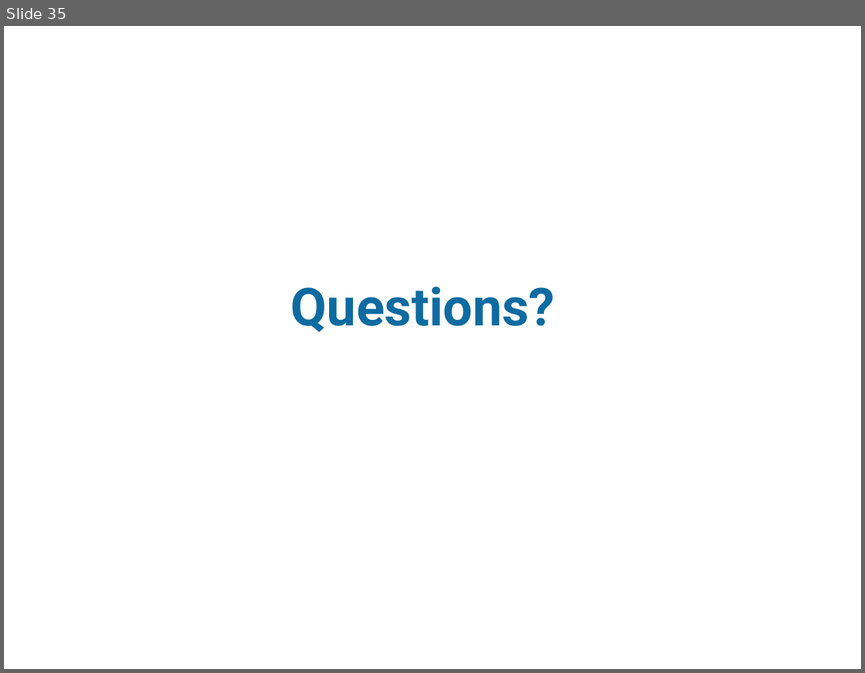
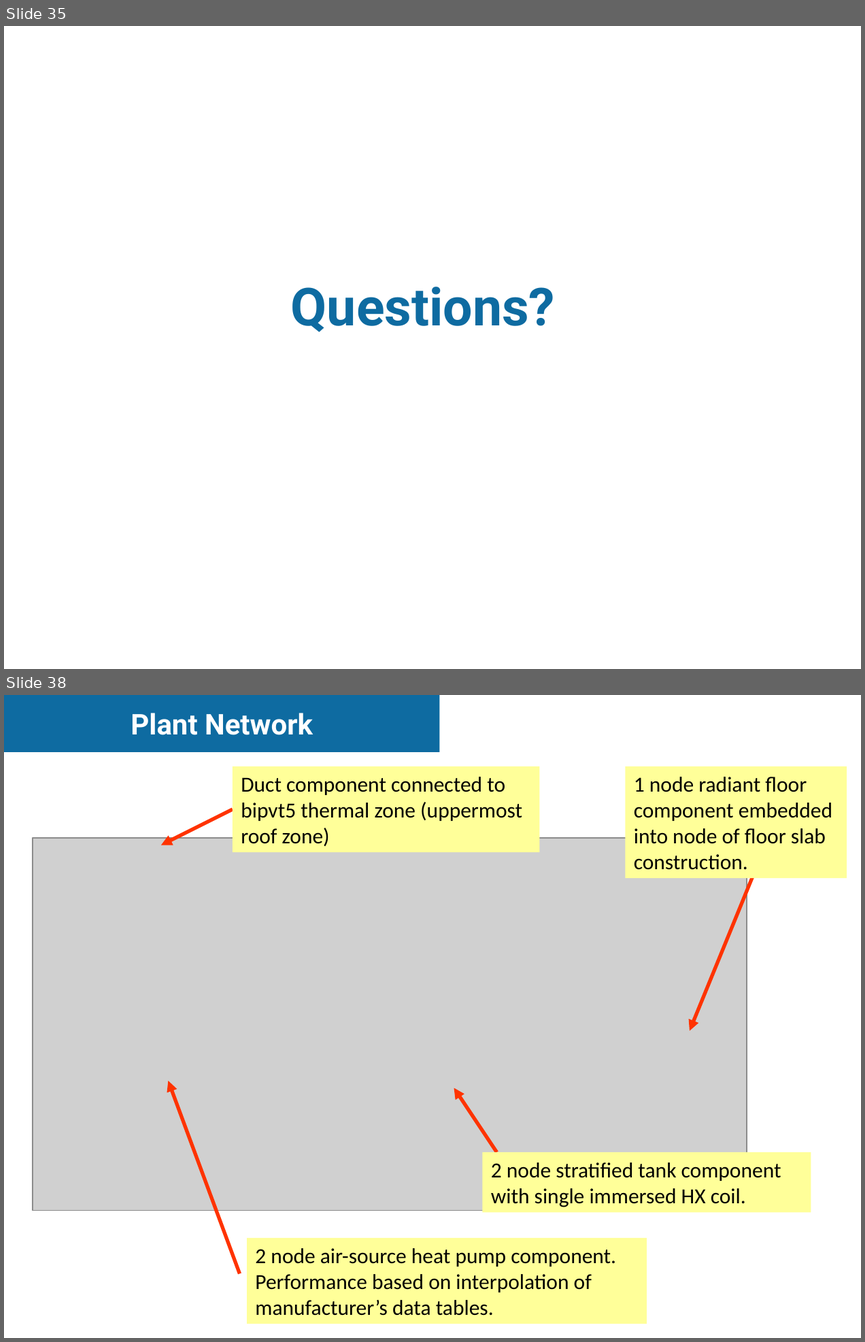
Before and after one commit to danegeorge/CHREM, a slide deck: BIPV-T/2010-03_BIPV-T_SBRN_NRCan_Model_BL.ppt. Shown one above the other, each under a label of ours: slide 35 before the commit, slides 35 and 38 after it; the slides between them are not shown. The pictures are 865x673 and 865x1342 pixels, drawn with LibreOffice and Linux fonts; fonts in the diff are those of the drawing; grey boxes stand for pictures; background and template pictures are left out. Boxes give left, top, right and bottom in pixels: in the first picture for what was removed or moved away, otherwise in the second. Text is boxed around its words. In the diff, an @@ line names an element or a change of style, - is before the commit and + after.

```diff
--- a/BIPV-T/2010-03_BIPV-T_SBRN_NRCan_Model_BL.ppt
+++ b/BIPV-T/2010-03_BIPV-T_SBRN_NRCan_Model_BL.ppt
@@ slide 38 added at (x1=4, y1=695, x2=861, y2=1338), background #FFFFFF @@
@@ rectangle added at (x1=4, y1=695, x2=439, y2=752), fill #0E6BA1, 24 pt, text #FFFFFF, bold @@
+Plant Network
@@ rectangle added at (x1=232, y1=766, x2=540, y2=852), fill #FFFF99, 18 pt, text #000000 @@
+Duct component connected to bipvt5 thermal zone (uppermost roof zone)
@@ rectangle added at (x1=626, y1=766, x2=847, y2=877), fill #FFFF99, 18 pt, text #000000 @@
+1 node radiant floor component embedded into node of floor slab construction.
@@ arrow added from (232, 809) to (161, 845), #FF3300 3 pt @@
@@ picture added at (x1=33, y1=838, x2=746, y2=1210) @@
@@ arrow added from (753, 873) to (689, 1031), #FF3300 3 pt @@
@@ arrow added from (239, 1273) to (169, 1081), #FF3300 3 pt @@
@@ arrow added from (496, 1152) to (454, 1087), #FF3300 3 pt @@
@@ rectangle added at (x1=482, y1=1152, x2=810, y2=1212), fill #FFFF99, 18 pt, text #000000 @@
+2 node stratified tank component with single immersed HX coil.
@@ rectangle added at (x1=247, y1=1238, x2=647, y2=1323), fill #FFFF99, 18 pt, text #000000 @@
+2 node air-source heat pump component. Performance based on interpolation of manufacturer’s data tables.
```
Also in this commit, not shown: 9 other slides added.
